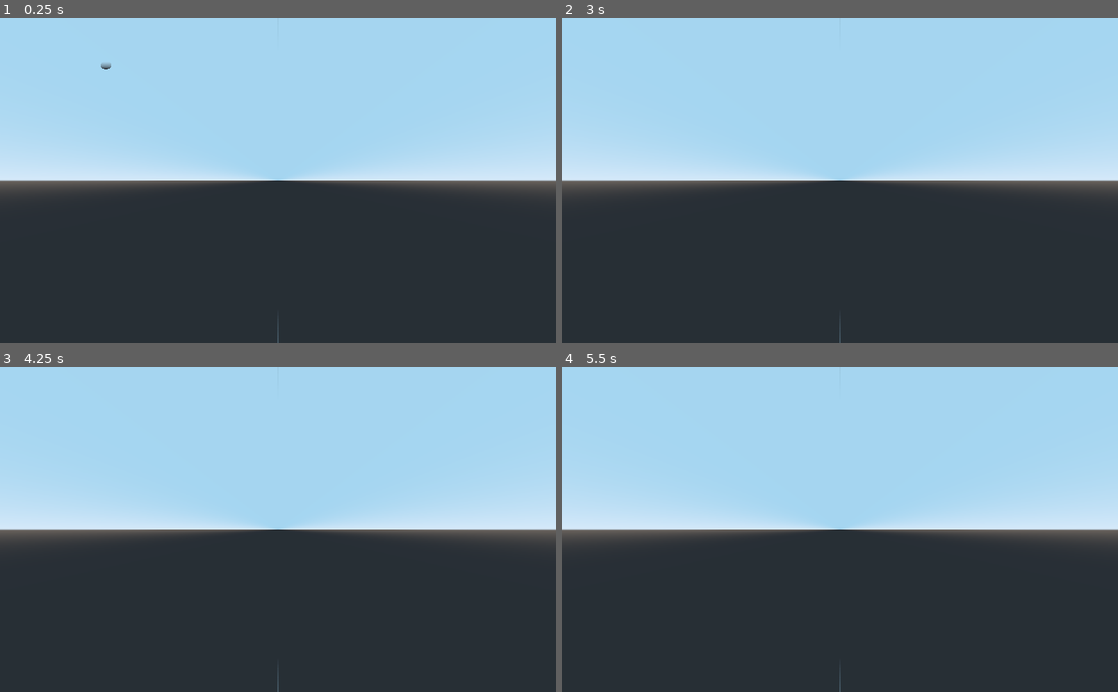
Above: before the commit, frames 1-4 (two rows, left to right).
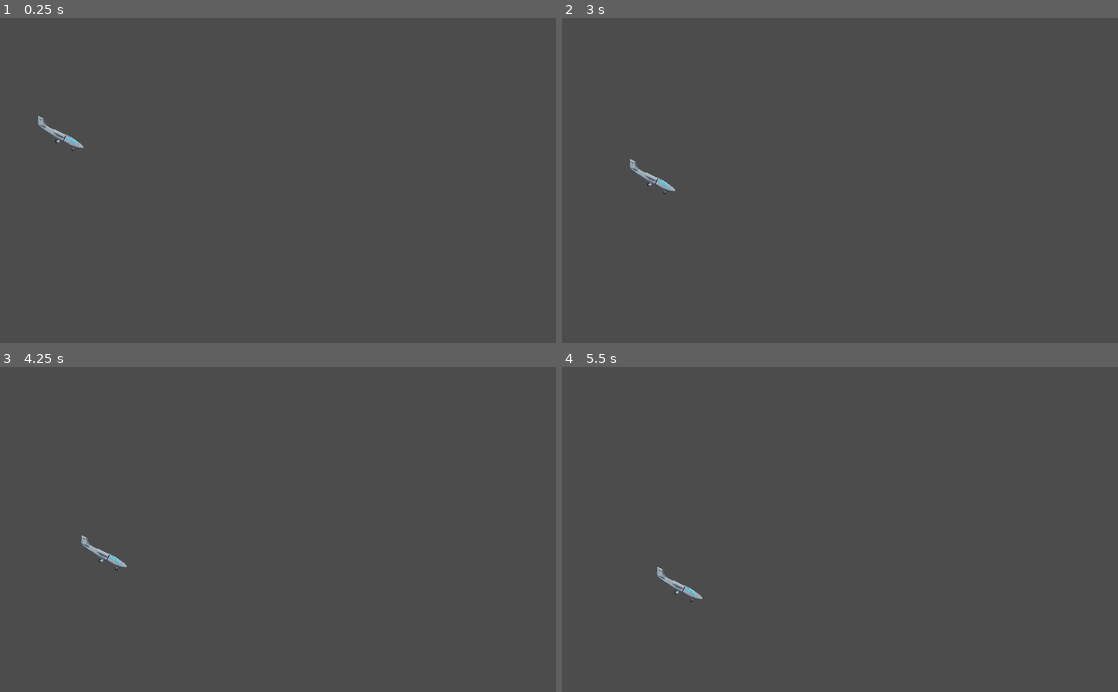
Above: after the commit, the same moments.

Repository: le-cds/untitledgamejam18
Game: Godot game, scene res://scenes/World2D.tscn
Two runs of this game, one before a commit and one after it. Both use one fixed random seed, a clock stepped at 60 frames per second and the inputs below. Before the commit the project starts from res://scenes/World.tscn.
Inputs (mouse positions are in pixels of both pictures, inside the frame that each line leads up to):
- Up to frame 1 (0.25 s): no input
- Up to frame 2 (3 s): tap Enter (ui_accept) at 0.5, 0.77 s; move the mouse to (962, 164) at 0.52 s; click (962, 164) at 0.67 s; drag from (728, 196) to (812, 245) at 1.27 s; move the mouse to (895, 109) at 2.02 s; click (895, 109) at 2.17 s; drag from (812, 245) to (673, 131) at 2.77 s
- Up to frame 3 (4.25 s): move the mouse to (444, 578) at 3.52 s; click (444, 578) at 3.67 s; tap Enter (ui_accept) at 3.77 s
- Up to frame 4 (5.5 s): drag from (673, 480) to (756, 448) at 4.27 s; move the mouse to (867, 529) at 5.02 s; click (867, 529) at 5.17 s

The runs differ from the first frame. In frame 1, 97% of the frame differs, in the area x 0-100%, y 0-100%; in frame 2, 97%; in frame 3, 97%; in frame 4, 97%.

Commit message:
Adapts plane physics - not properly working

Diff:
--- a/glider/project.godot
+++ b/glider/project.godot
@@ -39,7 +39,7 @@
 [application]
 
 config/name="Glider"
-run/main_scene="res://scenes/World.tscn"
+run/main_scene="res://scenes/World2D.tscn"
 config/icon="res://icon.png"
 
 [display]
--- a/glider/scenes/Plane2D/Plane2D.gd
+++ b/glider/scenes/Plane2D/Plane2D.gd
@@ -19,30 +19,28 @@
 
 # Called when the node enters the scene tree for the first time.
 func _ready():
-	rotation = deg2rad(initial_angle)
-	_velocity = initial_velocity
+    rotation = deg2rad(initial_angle)
+    _velocity = initial_velocity
 
 func _physics_process(delta):
-#	print(_velocity)
-	var _lift_amplitude = 0.5 * lift_coefficient * air_density * _velocity.x * _velocity.x * wing_area
-	var _drag_amplitude = 0.5 * drag_coefficient * air_density * _velocity.x * _velocity.x * wing_area
-	var _weight_force = plane_mass * gravity
+    # print(_velocity)
+    var _lift_amplitude = 0.5 * lift_coefficient * air_density * _velocity.x * _velocity.x * wing_area
+    var _drag_amplitude = 0.5 * drag_coefficient * air_density * _velocity.x * _velocity.x * wing_area
+    var _weight_force = plane_mass * gravity
 
-	var _force = Vector2(
-		_lift_amplitude * sin(rotation) - _drag_amplitude * cos(rotation),
-		-(_lift_amplitude * cos(rotation) + _drag_amplitude * sin(rotation) - _weight_force)
-	)
-#	print(_lift_amplitude)
+    var _force = Vector2(
+        _lift_amplitude * sin(rotation) - _drag_amplitude * cos(rotation),
+        -(_lift_amplitude * cos(rotation) + _drag_amplitude * sin(rotation) - _weight_force)
+    )
+    rotation = atan(_drag_amplitude/_lift_amplitude)
 
-	var _acceleration = _force / plane_mass
+    var _acceleration = _force / plane_mass
 
-	_velocity += _acceleration * delta
+    _velocity += _acceleration * delta
 
-	move_and_collide(_velocity * delta)
-	# var _lift_force = Vector3(sin(_body.rotation.z), 0.0, 0.0) * _lift_amplitude
-	# var _drag_force = Vector3(0.0 ,cos(_body.rotation.z), 0.0) * _lift_amplitude
+    # var _world_velocity = Vector2(_velocity.x * sin(rotation) + _velocity.y, _velocity.y * cos(rotation))
 
-	# var _wing_loading: float = plane_weight / wing_area
+    var _world_velocity = _velocity.rotated(-rotation)
+    print(_velocity)
 
-	# _velocity.x = sqrt(2.0 * gravity * _wing_loading / air_density * lift_coefficient)
-	# _body.move_and_collide(_velocity)
+    move_and_collide(_velocity * delta)
--- a/glider/scenes/World2D.tscn
+++ b/glider/scenes/World2D.tscn
@@ -6,4 +6,9 @@
 
 [node name="Plane2D" parent="." instance=ExtResource( 1 )]
 position = Vector2( 103.775, 211.271 )
-initial_velocity = Vector2( 40, 0 )
+plane_mass = 2500.0
+lift_coefficient = 2.0
+drag_coefficient = 1.0
+air_density = 1.2
+initial_velocity = Vector2( 20, 20 )
+initial_angle = 34.0
Not shown, changed: glider/scenes/Plane2D/Plane.png.import
